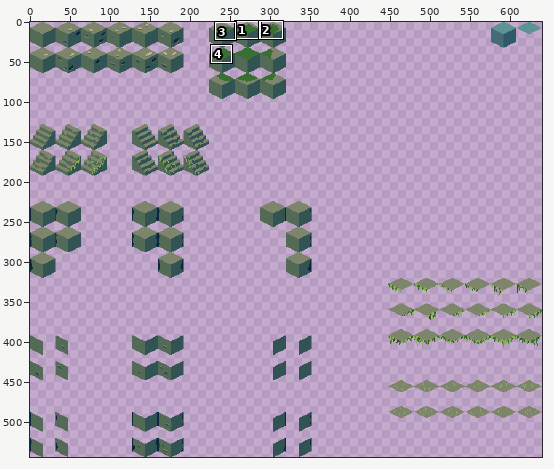
File history of a pixel-art file, game-off-2025-waves/tiles/assets/new_tiles.aseprite. The first picture is a wide view before the edit; the outline marks the close-up.
Close-up. Earlier state:
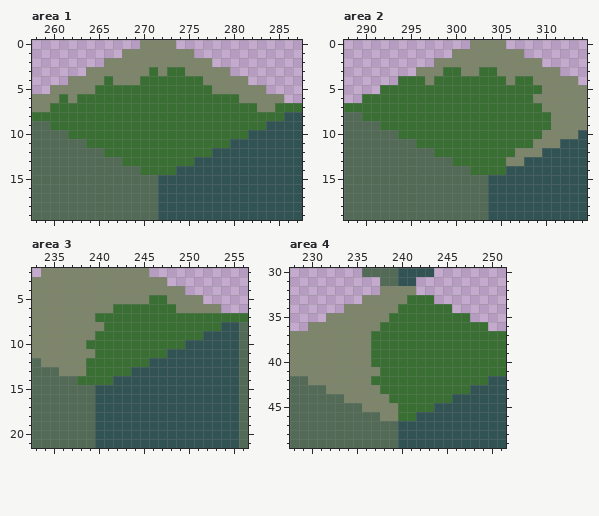
640x544 pixels, 1 frame. Shown: area 1: x 258..287, y 0..19; area 2: x 288..314, y 0..19; area 3: x 233..256, y 2..21; area 4: x 228..251, y 30..49. The commit also changed other parts of the picture, which this record leaves out.
Once edited:
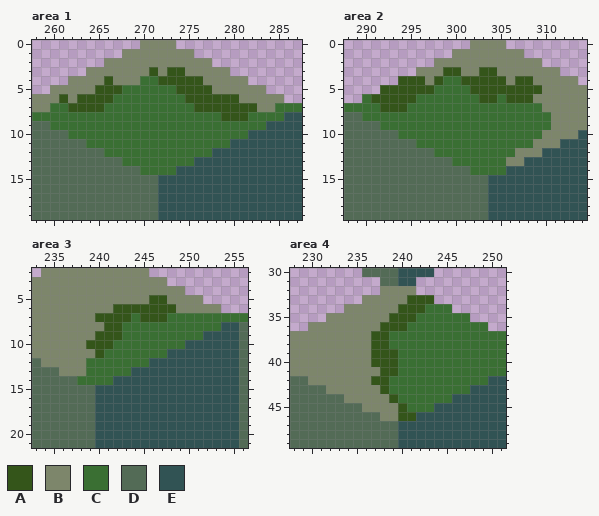
Palette (. is transparent): A #34551a  B #7d866b  C #3a6f33  D #536b56  E #315354
Difference:
{"where": "area 1, layer \"Layer 1\""}
{"y":3,"x":271,"old":"C","new":"A"}
{"y":3,"x":273,"old":"CC","new":"AA"}
{"y":4,"x":266,"old":"C","new":"A"}
{"y":4,"x":272,"old":"CCCCC","new":"AAAAA"}
{"y":5,"x":265,"old":"CCC","new":"AAA"}
{"y":5,"x":274,"old":"CCCC","new":"AAAA"}
{"y":6,"x":261,"old":"C","new":"A"}
{"y":6,"x":263,"old":"CCCC","new":"AAAA"}
{"y":6,"x":275,"old":"CCCCCC","new":"AAAAAA"}
{"y":7,"x":262,"old":"CCCC","new":"AAAA"}
{"y":7,"x":276,"old":"CCCCCCC","new":"AAAAAAA"}
{"y":8,"x":279,"old":"CCC","new":"AAA"}
{"where": "area 2, layer \"Layer 1\""}
{"y":3,"x":299,"old":"CC","new":"AA"}
{"y":3,"x":303,"old":"CC","new":"AA"}
{"y":4,"x":294,"old":"CCC","new":"AAA"}
{"y":4,"x":298,"old":"C","new":"A"}
{"y":4,"x":301,"old":"CCCCC","new":"AAAAA"}
{"y":4,"x":307,"old":"CC","new":"AA"}
{"y":5,"x":292,"old":"CCCCCC","new":"AAAAAA"}
{"y":5,"x":302,"old":"CCCCCCCC","new":"AAAAAAAA"}
{"y":6,"x":291,"old":"CCCCC","new":"AAAAA"}
{"y":6,"x":303,"old":"CC","new":"AA"}
{"y":6,"x":306,"old":"CCC","new":"AAA"}
{"y":7,"x":292,"old":"CCC","new":"AAA"}
{"where": "area 3, layer \"Layer 1\""}
{"y":5,"x":246,"old":"CC","new":"AA"}
{"y":6,"x":242,"old":"CCCCCCC","new":"AAAAAAA"}
{"y":7,"x":240,"old":"CCCC","new":"AAAA"}
{"y":7,"x":245,"old":"CCC","new":"AAA"}
{"y":8,"x":241,"old":"CC","new":"AA"}
{"y":9,"x":240,"old":"CCC","new":"AAA"}
{"y":10,"x":239,"old":"CCC","new":"AAA"}
{"y":11,"x":240,"old":"C","new":"A"}
{"where": "area 4, layer \"Layer 1\""}
{"y":33,"x":241,"old":"CCC","new":"AAA"}
{"y":34,"x":240,"old":"CCC","new":"AAA"}
{"y":35,"x":239,"old":"CCC","new":"AAA"}
{"y":36,"x":238,"old":"CCC","new":"AAA"}
{"y":37,"x":237,"old":"CC","new":"AA"}
{"y":38,"x":237,"old":"CC","new":"AA"}
{"y":39,"x":237,"old":"CCC","new":"AAA"}
{"y":40,"x":237,"old":"CCC","new":"AAA"}
{"y":41,"x":238,"old":"CC","new":"AA"}
{"y":42,"x":237,"old":"CC","new":"AA"}
{"y":43,"x":238,"old":"C","new":"A"}
{"y":44,"x":239,"old":"C","new":"A"}
{"y":45,"x":240,"old":"C","new":"A"}
{"y":46,"x":240,"old":"CC","new":"AA"}
{"label":"changed","picture_box":[59,67,257,121]}
{"label":"changed","picture_box":[371,67,542,112]}
{"label":"changed","picture_box":[86,295,176,358]}
{"label":"changed","picture_box":[371,295,434,421]}
